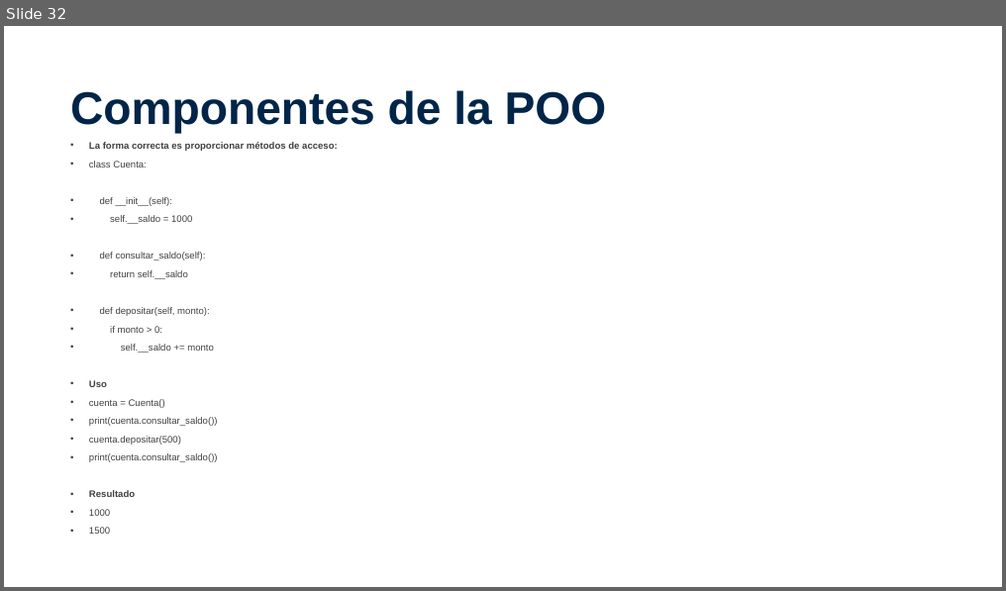
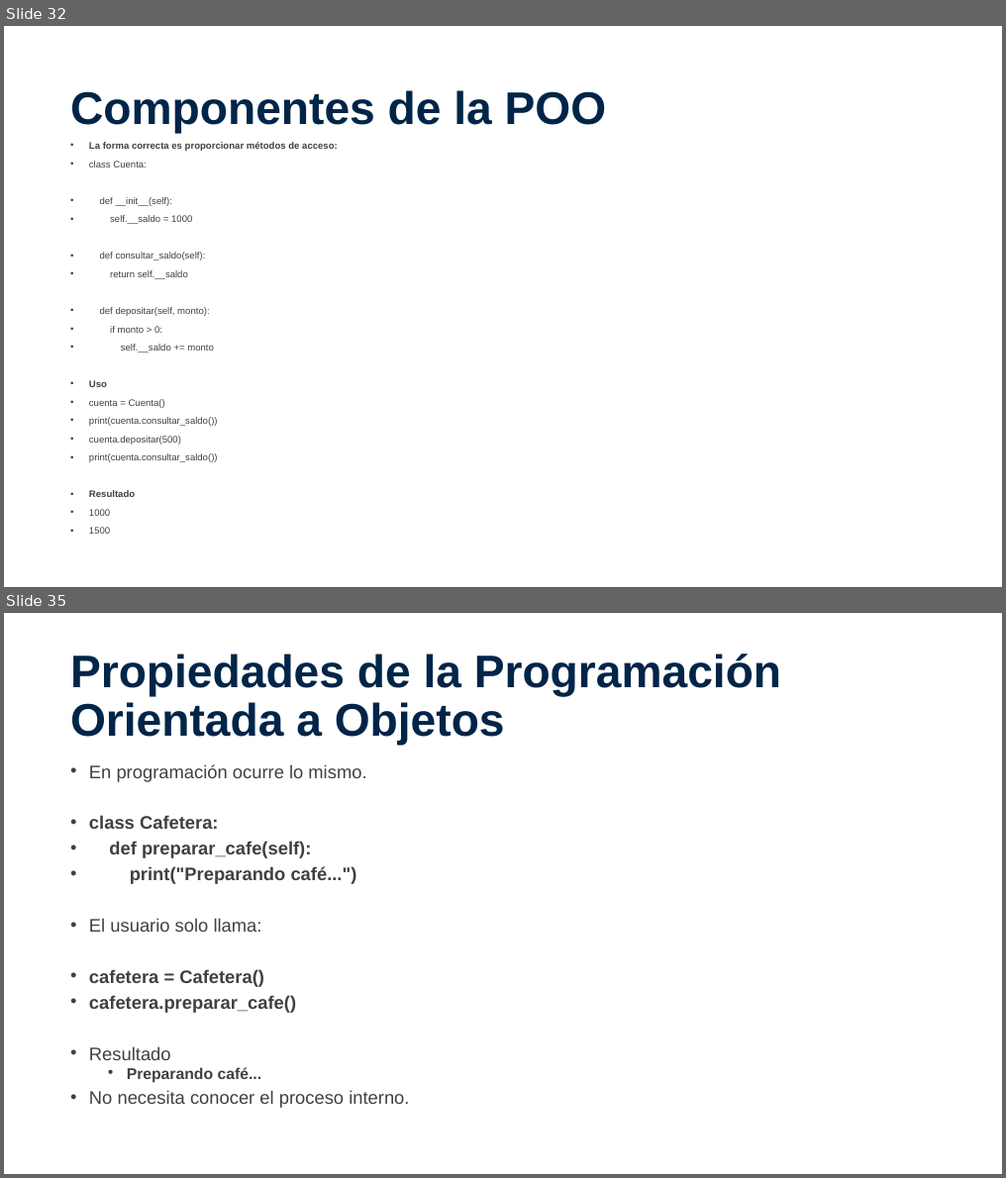
Before and after one commit to VictorBorquez-VBH/Taller-Programacion-Python-AIEP, a slide deck: POO_01.pptx. Shown one above the other, each under a label of ours: slide 32 before the commit, slides 32 and 35 after it; the slides between them are not shown. The pictures are 1006x591 and 1006x1178 pixels, drawn with LibreOffice and Linux fonts; fonts in the diff are those of the drawing; background and template pictures are left out. Boxes give left, top, right and bottom in pixels: in the first picture for what was removed or moved away, otherwise in the second. Text is boxed around its words. In the diff, an @@ line names an element or a change of style, - is before the commit and + after.

```diff
--- a/POO_01.pptx
+++ b/POO_01.pptx
@@ slide 35 added at <box>4,613,1002,1174</box>, background picture (left out) @@
@@ title added at <box>70,654,781,746</box>, 44 pt, text #002548, bold @@
+Propiedades de la Programación Orientada a Objetos
@@ text added at <box>89,764,409,1108</box>, 17.5 pt, text #404040, bold @@
+• En programación ocurre lo mismo.
+• class Cafetera:
+• def preparar_cafe(self):
+• print("Preparando café...")
+• El usuario solo llama:
+• cafetera = Cafetera()
+• cafetera.preparar_cafe()
+• Resultado
+  • Preparando café...
+• No necesita conocer el proceso interno.
```
Also in this commit, not shown: 1 slide changed, 12 other slides added, 1 slide removed, 7 other files.
